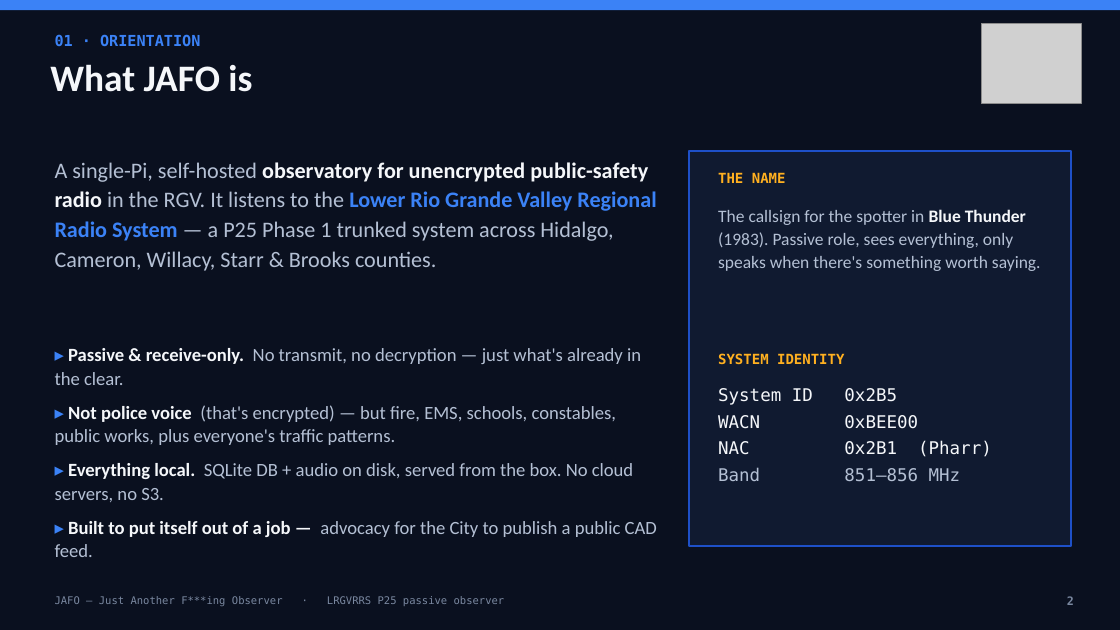
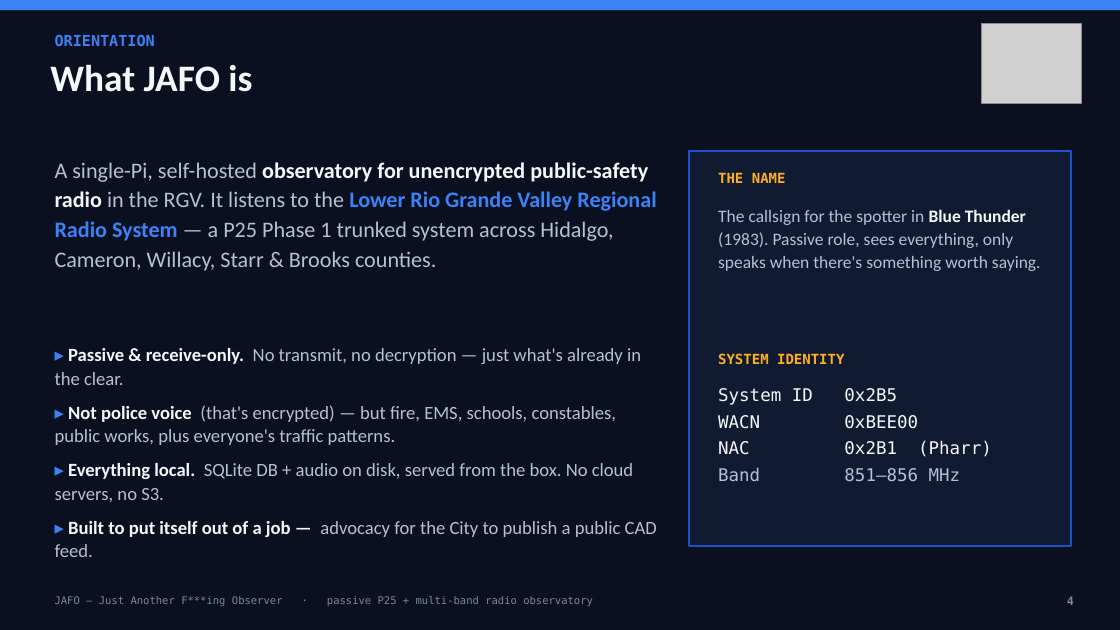
Before and after one commit to Drew-CodeRGV/jafo, a slide deck: slide 4 of jafo-overview.pptx (slide 2 before the commit). Drawn at 1120x630 pixels with LibreOffice and Linux fonts; fonts in the diff are those of the drawing; grey boxes stand for pictures. Boxes give left, top, right and bottom in pixels: in the first picture for what was removed or moved away, otherwise in the second. Text is boxed around its words. In the diff, an @@ line names an element or a change of style, - is before the commit and + after.

```diff
--- a/jafo-overview.pptx
+++ b/jafo-overview.pptx
@@ text at (55,34,155,46): text changed @@
-01 · ORIENTATION
+ORIENTATION
@@ text at (55,596,593,606): text changed @@
-JAFO — Just Another F***ing Observer · LRGVRRS P25 passive observer
+JAFO — Just Another F***ing Observer · passive P25 + multi-band radio observatory
@@ text at (1067,596,1074,605): text changed @@
-2
+4
```
Also in this commit, not shown: 5 other slides changed, 10 slides added, 1 slide removed, 2 other files.
